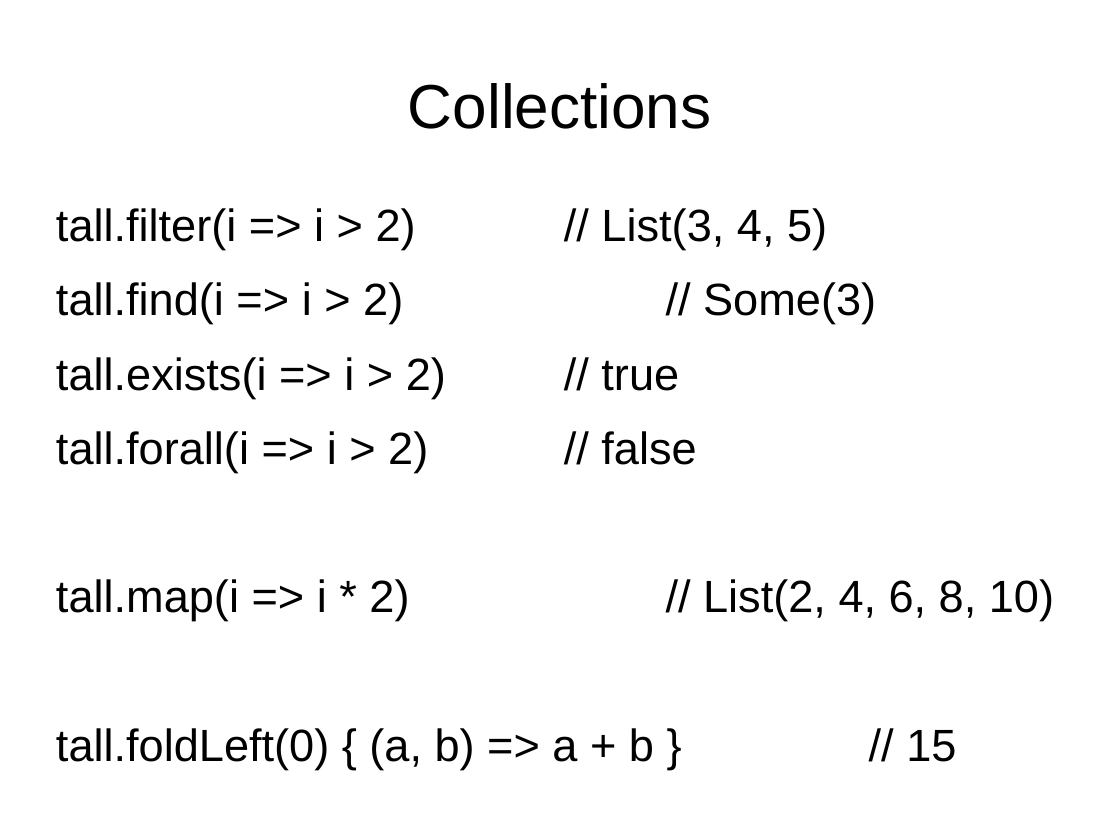
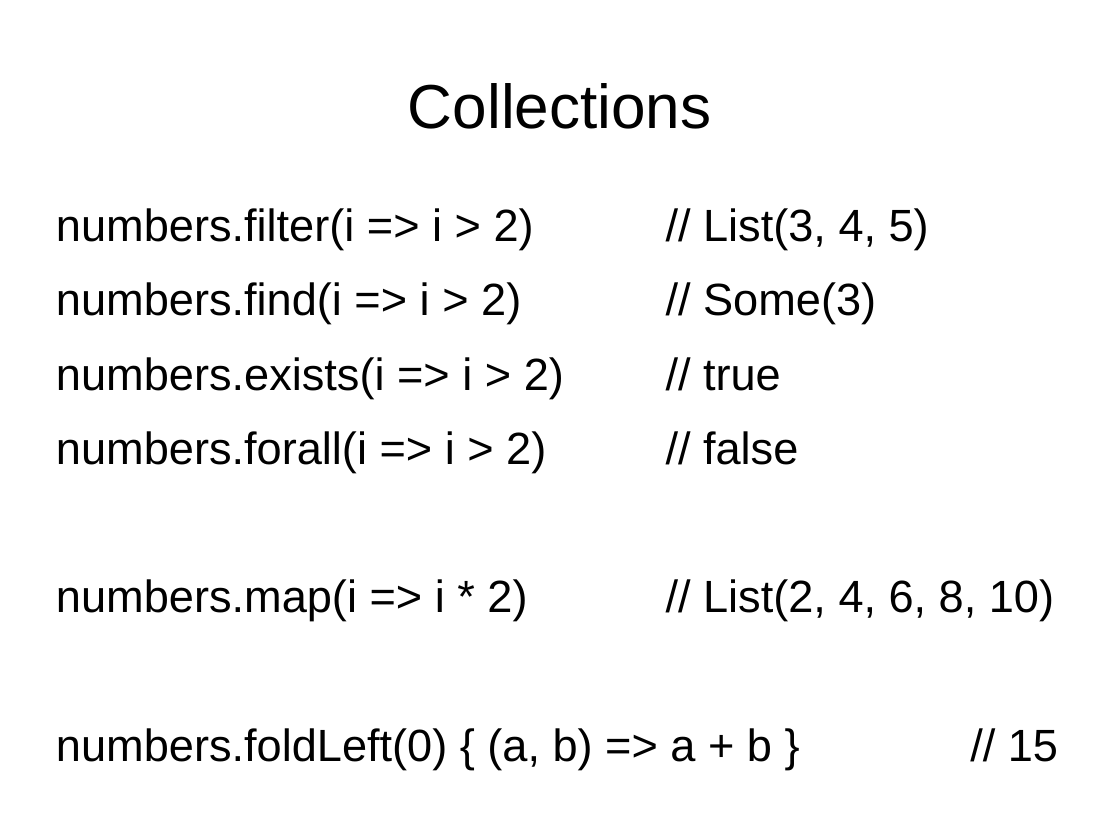
Before and after one commit to javaBin/scala-training-slides, a slide deck: slide 4 of 1.4 - firstclassfunctions.odp. Drawn at 1120x840 pixels with LibreOffice and Linux fonts; fonts in the diff are those of the drawing; background and template pictures are left out. Boxes give left, top, right and bottom in pixels: in the first picture for what was removed or moved away, otherwise in the second. Text is boxed around its words. In the diff, an @@ line names an element or a change of style, - is before the commit and + after.

```diff
--- a/1.4 - firstclassfunctions.odp
+++ b/1.4 - firstclassfunctions.odp
@@ text at <box>56,208,1058,769</box>: text changed @@
-tall.filter(i => i > 2) // List(3, 4, 5)
-tall.find(i => i > 2) // Some(3)
-tall.exists(i => i > 2) // true
-tall.forall(i => i > 2) // false
-tall.map(i => i * 2) // List(2, 4, 6, 8, 10)
-tall.foldLeft(0) { (a, b) => a + b } // 15
+numbers.filter(i => i > 2) // List(3, 4, 5)
+numbers.find(i => i > 2) // Some(3)
+numbers.exists(i => i > 2) // true
+numbers.forall(i => i > 2) // false
+numbers.map(i => i * 2) // List(2, 4, 6, 8, 10)
+numbers.foldLeft(0) { (a, b) => a + b } // 15
```
Also in this commit, not shown: 1 other slide changed, 3 other files.
